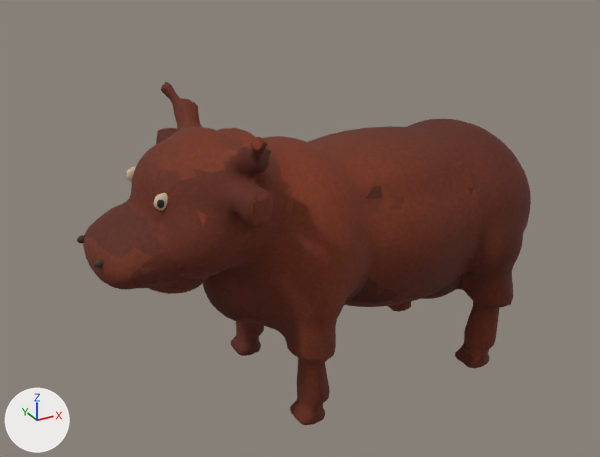
Before and after pictures for a commit that changed the glTF model assets/animals/medieval/medieval_cattle.glb.
One viewpoint serves both versions: a camera (50 mm lens) standing at (-1.82, -3.11, 2.36) and looking at (-0.1, 0.02, 0.8). The axes (+X, +Y, +Z) are drawn at lower left. The lights are the same throughout. The picture after the commit comes second. Where no turn or scale is listed for an object, it has been applied to the vertices. Vertices at exactly the same position are counted once.

In view in the first picture: 'AnimalMesh', 'EyeLeft', 'EyeRight', 'PupilRight' and 2 more.
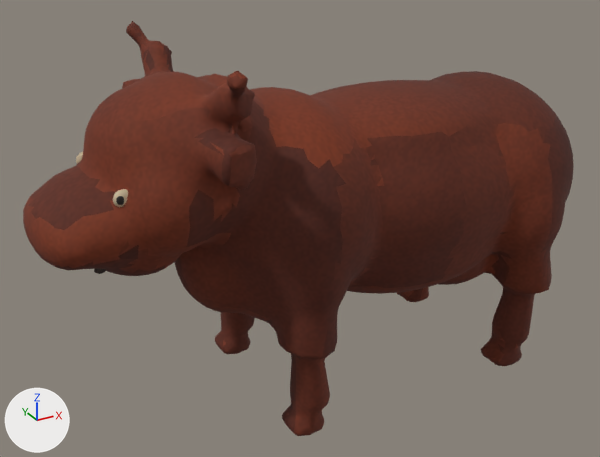
Where the change shows, as pixel boxes (x1, y1, x2, y2) in the pictures (600 x 457 px):
'AnimalMesh', rescaled (23% wider, 21% taller)
    before: (83, 82, 531, 425)
    after: (23, 21, 574, 436)
'EyeRight', moved
    before: (153, 193, 168, 210)
    after: (113, 189, 128, 207)
'EyeLeft', moved
    before: (126, 166, 136, 182)
    after: (76, 152, 83, 164)
'PupilRight', moved
    before: (157, 200, 164, 208)
    after: (116, 196, 124, 205)

Patch to the scene script:
```diff
--- a/assets/animals/medieval/medieval_cattle.glb.py
+++ b/assets/animals/medieval/medieval_cattle.glb.py
@@ me_sphere @@
 # used by ob_animalmesh; location = (0.0, 0.0, 0.0)
-me_sphere.from_pydata(...)  # 4502 vertices, 9000 faces; spans x -1.1..1.1, y -0.51..0.51, z 0.0..1.45
+me_sphere.from_pydata(...)  # 4502 vertices, 9000 faces; spans x -1.32..1.32, y -0.59..0.59, z 0.0..1.72
+# me_sphere part 1: the whole mesh is scaled about the mesh origin by (1.2, 1.16, 1.19)
 me_sphere.materials.append(mat_medieval_cattle)
@@ ob_eyeleft @@
 ob_eyeleft = bpy.data.objects.new('EyeLeft', me_sphere_027)
-ob_eyeleft.location = (-0.82, 0.171, 1.144)
+ob_eyeleft.location = (-1.005, 0.254, 1.217)
@@ ob_eyeright @@
 ob_eyeright = bpy.data.objects.new('EyeRight', me_sphere_029)
-ob_eyeright.location = (-0.82, -0.172, 1.139)
+ob_eyeright.location = (-1.005, -0.259, 1.218)
@@ ob_pupilright @@
 ob_pupilright = bpy.data.objects.new('PupilRight', me_sphere_030)
-ob_pupilright.location = (-0.835, -0.185, 1.139)
+ob_pupilright.location = (-1.02, -0.272, 1.218)
```
